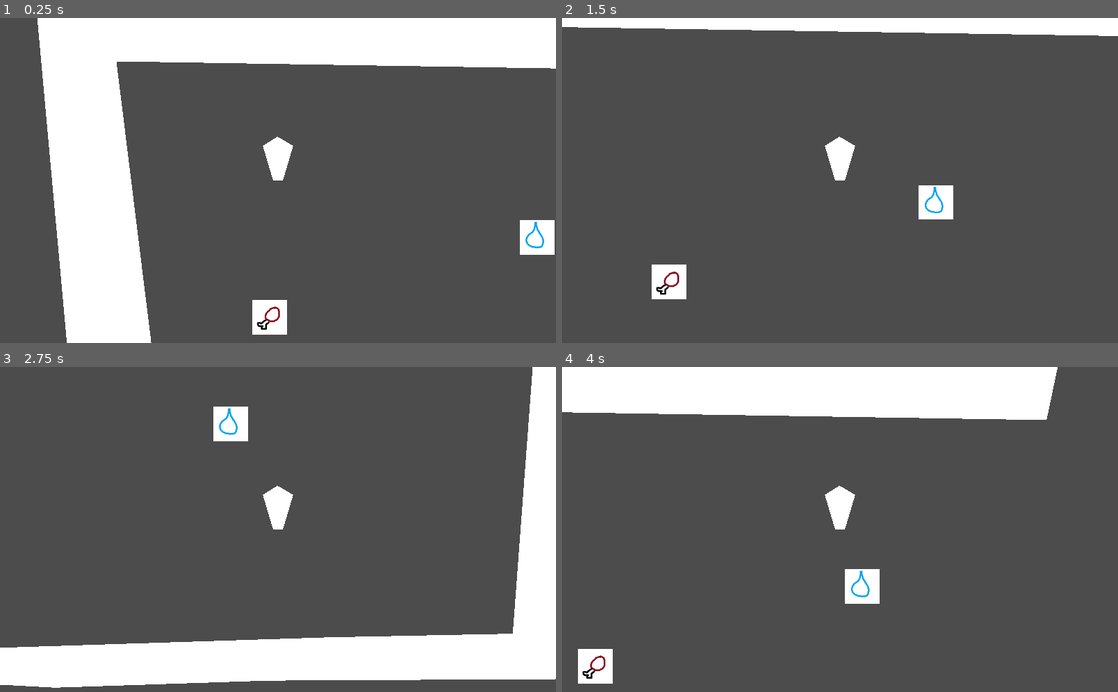
Above: before the commit, frames 1-4 (two rows, left to right).
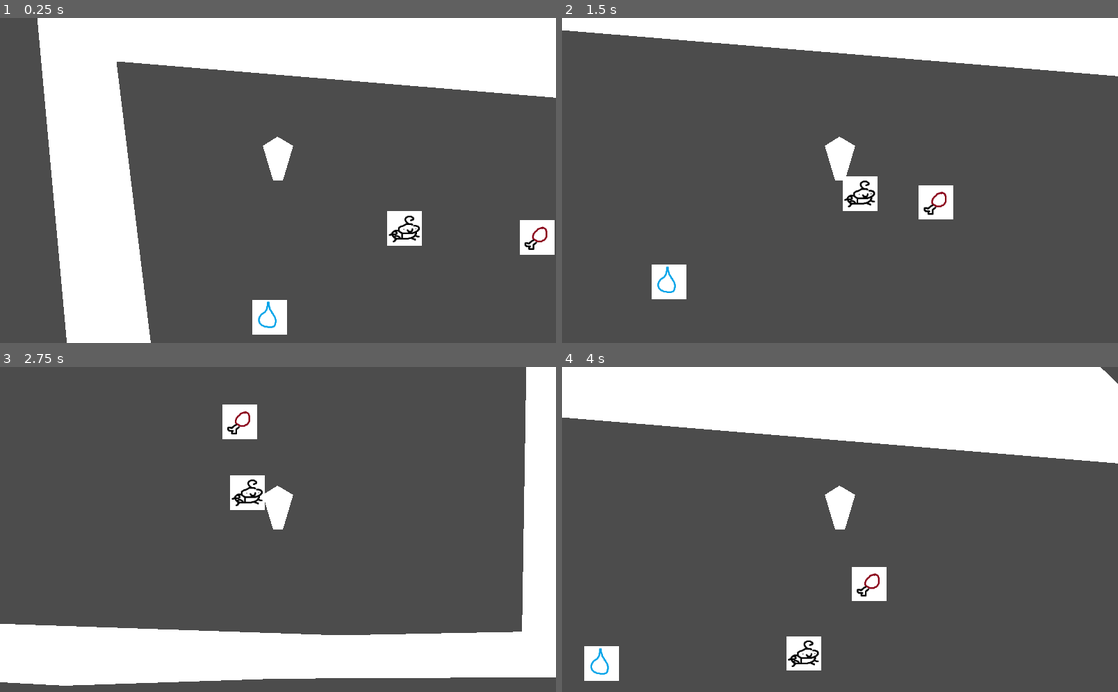
Above: after the commit, the same moments.

Repository: okay-cam/raising_kids
Game: Godot game, scene res://src/Level.tscn
Same seed, same stepped clock (60 frames per second), same inputs: the game is played once before the commit and once after it.
Inputs (mouse positions are in pixels of both pictures, inside the frame that each line leads up to):
- Up to frame 1 (0.25 s): no input
- Up to frame 2 (1.5 s): move the mouse to (962, 164) at 0.52 s; hold D (right) 0.53-1.28 s; click (962, 164) at 0.6 s; move the mouse to (728, 196) at 1.27 s; hold S (down) from 1.28 s (still down); tap E (pickup) at 1.35 s
- Up to frame 3 (2.75 s): move the mouse to (333, 458) at 2.02 s; release S (down) at 2.03 s; hold D (right) from 2.03 s (still down); click (333, 458) at 2.1 s
- Up to frame 4 (4 s): move the mouse to (812, 594) at 2.77 s; release D (right) at 2.78 s; hold W (up) 2.78-3.53 s; tap E (pickup) at 2.85 s; move the mouse to (1006, 578) at 3.52 s; hold A (left) from 3.53 s (still down); click (1006, 578) at 3.6 s

The runs differ from the first frame. In frame 1, 4.6% of the frame differs, in the area x 21-100%, y 13-100%; in frame 2, 7.6%; in frame 3, 4.9%; in frame 4, 11%, in the area x 0-100%, y 0-98%.

Commit message:
working on baby

Diff:
--- a/project.godot
+++ b/project.godot
@@ -65,9 +65,10 @@
 
 2d_physics/layer_1="Player"
 2d_physics/layer_2="Wall"
-2d_physics/layer_3="ItemBox"
+2d_physics/layer_3="ItemBoxArea"
 2d_physics/layer_4="Item"
 2d_physics/layer_5="Child"
+2d_physics/layer_6="ChildItemArea"
 
 [rendering]
 
--- a/src/Bullet.gd
+++ b/src/Bullet.gd
@@ -1,7 +1,7 @@
 extends KinematicBody2D
 
 const INIT_SPEED := 1000
-const DECELERATE_LERP := 0.04
+const DECELERATE_LERP := 0.02
 
 var velocity := Vector2.ZERO
 
@@ -16,22 +16,25 @@
 
 func _physics_process(delta):
 
-	# slow down over time
-	velocity = velocity.linear_interpolate(Vector2.ZERO, DECELERATE_LERP)
-
 	var collision = move_and_collide(velocity * delta)
 
 	if collision:
 		# set new velocity
-		velocity = collision.normal * velocity.length()
+		velocity = velocity.bounce(collision.normal)
 		# reduce velocity from bounce
 		velocity /= 2
+
+	#	# slow down over time
+#	velocity = velocity.linear_interpolate(Vector2.ZERO, DECELERATE_LERP)
 
 
 func set_item(new_item):
 	item = new_item
 	$Sprite.frame = item
 
+# ran from child when item is being taken
+func take():
+	queue_free()
 
 func _on_Delete_timeout():
 	queue_free()
--- /dev/null
+++ b/src/Child.gd
@@ -0,0 +1,156 @@
+extends KinematicBody2D
+
+# AGE
+enum {
+	BABY = 1
+	KID,
+	TEEN,
+	ADULT
+}
+# current age (BABY, KID, etc)
+var age := BABY
+
+
+# STATES
+enum {
+	DEAD = 0,
+
+}
+
+# ITEMS
+enum {
+	NONE = 0,
+	WATER,
+	FOOD,
+	KEYS
+}
+
+
+# REQUESTS
+
+# time between requests !!unused atm
+const CHILL_TIME := 8
+# time to complete request
+const SERVE_TIME := 10
+
+# stores all possible requests for that child
+var request_bag = []
+var current_request := NONE
+# number of completed requests for current age
+var completed_requests := 0
+
+
+# MOVEMENT
+# direction of movement
+var direction := Vector2.RIGHT
+var speed : float = 0
+var speed_goal : float = 0
+
+# SPEED
+# normally go to this speed
+const NORMAL_SPEED := 4.0
+# speed when hit
+const HIT_SPEED := 25.0
+# go to fast speed after eating an item (!! for just babies?)
+const ZOOMIES_SPEED := 16.0
+const LERP_SPEED := 0.05
+
+func _ready():
+
+	init()
+	start_moving()
+
+func init():
+	remove_request()
+	refresh_request_bag()
+	$StartRequest.start()
+
+# MOVEMENT
+func start_moving():
+	speed_goal = NORMAL_SPEED
+
+func _physics_process(delta):
+
+	var velocity : Vector2 = direction * speed
+
+	# lerp to goal speed
+	speed = lerp(speed, speed_goal, LERP_SPEED)
+
+	# MOVE & COLLIDE
+	var collision := move_and_collide(velocity)
+
+	if collision:
+		# set new velocity
+		direction = direction.bounce(collision.normal)
+#		# some random rotation
+#		direction = direction.rotated( rand_range( -PI / 0.2 , PI / 0.2 ))
+
+
+func _on_ZoomiesCooldown_timeout():
+	speed_goal = NORMAL_SPEED
+
+
+
+# TAKING ITEMS
+func _on_ItemArea_body_entered(body):
+	var item = body.item
+
+	# make child happy
+	if item == current_request:
+		completed_requests += 1
+		remove_request()
+		$StartRequest.start()
+
+	# set child movement
+	direction = body.velocity.normalized()
+
+	speed = HIT_SPEED
+	speed_goal = ZOOMIES_SPEED
+	$ZoomiesCooldown.start()
+
+	# remove item
+	body.take()
+
+
+
+
+
+# REQUESTS
+
+# put possible requests in list depending on age
+func refresh_request_bag():
+	match age:
+		BABY:
+			request_bag = [WATER, FOOD]
+#			request_bag = [WATER, FOOD, KEYS]
+		KID:
+			request_bag = [WATER, FOOD]
+		TEEN:
+			request_bag = [WATER, FOOD]
+		ADULT:
+			request_bag = [KEYS]
+
+# give child a request
+func generate_request():
+	# choose from request bag
+	current_request = request_bag.pop_at(randi() % len(request_bag))
+
+	# show request
+	$RequestIcon.show()
+	$RequestIcon.frame = current_request
+
+	# change sprite animation to requesting
+	request_animation()
+
+func request_animation():
+	$Sprite.animation = str(age) + "Request"
+
+func walk_animation():
+	$Sprite.animation = str(age) + "Walk"
+
+func remove_request():
+	$RequestIcon.hide()
+	$StartRequest.stop()
+
+func _on_StartRequest_timeout():
+	generate_request()
--- /dev/null
+++ b/src/Child.tscn
@@ -0,0 +1,62 @@
+[gd_scene load_steps=8 format=2]
+
+[ext_resource path="res://assets/placeholder/baby_happy.png" type="Texture" id=1]
+[ext_resource path="res://assets/placeholder/baby_sad.png" type="Texture" id=2]
+[ext_resource path="res://src/Child.gd" type="Script" id=3]
+[ext_resource path="res://src/ItemFrames.tres" type="SpriteFrames" id=4]
+
+[sub_resource type="SpriteFrames" id=1]
+animations = [ {
+"frames": [ ExtResource( 2 ) ],
+"loop": true,
+"name": "1Request",
+"speed": 5.0
+}, {
+"frames": [ ExtResource( 1 ) ],
+"loop": true,
+"name": "1Walk",
+"speed": 5.0
+} ]
+
+[sub_resource type="CircleShape2D" id=2]
+radius = 24.5153
+
+[sub_resource type="CircleShape2D" id=3]
+radius = 41.0488
+
+[node name="Child" type="KinematicBody2D" groups=["Child", "Reset"]]
+collision_layer = 16
+collision_mask = 3
+script = ExtResource( 3 )
+
+[node name="Sprite" type="AnimatedSprite" parent="."]
+frames = SubResource( 1 )
+animation = "1Walk"
+
+[node name="MoveCollision" type="CollisionShape2D" parent="."]
+shape = SubResource( 2 )
+
+[node name="ItemArea" type="Area2D" parent="."]
+collision_layer = 32
+collision_mask = 8
+
+[node name="ItemCollision" type="CollisionShape2D" parent="ItemArea"]
+shape = SubResource( 3 )
+
+[node name="RequestIcon" type="AnimatedSprite" parent="."]
+position = Vector2( 0, -56 )
+scale = Vector2( 0.5, 0.5 )
+frames = ExtResource( 4 )
+animation = "Items"
+
+[node name="StartRequest" type="Timer" parent="."]
+wait_time = 8.0
+one_shot = true
+
+[node name="ZoomiesCooldown" type="Timer" parent="."]
+wait_time = 2.5
+one_shot = true
+
+[connection signal="body_entered" from="ItemArea" to="." method="_on_ItemArea_body_entered"]
+[connection signal="timeout" from="StartRequest" to="." method="_on_StartRequest_timeout"]
+[connection signal="timeout" from="ZoomiesCooldown" to="." method="_on_ZoomiesCooldown_timeout"]
--- a/src/ItemBox.gd
+++ b/src/ItemBox.gd
@@ -1,4 +1,6 @@
 extends StaticBody2D
+
+
 
 
 const HIGHLIGHT_AMOUNT = 1.8
@@ -10,7 +12,6 @@
 	$Sprite.frame = item
 
 
-
 # called from player when getting close or far
 func highlight():
 	modulate = Color(HIGHLIGHT_AMOUNT, HIGHLIGHT_AMOUNT, HIGHLIGHT_AMOUNT)
--- /dev/null
+++ b/src/ItemFrames.tres
@@ -0,0 +1,13 @@
+[gd_resource type="SpriteFrames" load_steps=4 format=2]
+
+[ext_resource path="res://assets/placeholder/food_icon.png" type="Texture" id=1]
+[ext_resource path="res://assets/placeholder/nothing.png" type="Texture" id=2]
+[ext_resource path="res://assets/placeholder/water_icon.png" type="Texture" id=3]
+
+[resource]
+animations = [ {
+"frames": [ ExtResource( 2 ), ExtResource( 3 ), ExtResource( 1 ) ],
+"loop": false,
+"name": "Items",
+"speed": 0.0
+} ]
--- a/src/Level.tscn
+++ b/src/Level.tscn
@@ -1,8 +1,9 @@
-[gd_scene load_steps=4 format=2]
+[gd_scene load_steps=5 format=2]
 
 [ext_resource path="res://src/Player.tscn" type="PackedScene" id=1]
 [ext_resource path="res://src/ItemBox.tscn" type="PackedScene" id=2]
 [ext_resource path="res://src/PlaceholderWall.tscn" type="PackedScene" id=3]
+[ext_resource path="res://src/Child.tscn" type="PackedScene" id=4]
 
 [node name="Level" type="Node2D"]
 z_as_relative = false
@@ -19,17 +20,20 @@
 
 [node name="ItemBox" parent="YSort" instance=ExtResource( 2 )]
 position = Vector2( 113.413, 405.325 )
+item = 1
 
 [node name="ItemBox2" parent="YSort" instance=ExtResource( 2 )]
 position = Vector2( 606, 258 )
-item = 1
 
 [node name="Wall2" parent="." instance=ExtResource( 3 )]
 position = Vector2( 219, 703 )
 z_as_relative = false
-polygon = PoolVector2Array( -59, -31, 570, -51, 906.802, -57.5896, 947, -596, 1094, -585, 1040, 26, 458, 29, 64, 42, -66, 35 )
+polygon = PoolVector2Array( -456, -86, 570, -51, 906.802, -57.5896, 918, -749, 1094, -585, 1040, 26, 458, 29, 64, 42, -66, 35 )
 
 [node name="Wall" parent="." instance=ExtResource( 3 )]
 position = Vector2( 400, -104 )
 z_as_relative = false
-polygon = PoolVector2Array( -651, 654, -719, -93, 576, -93, 545, 55, -568.595, 37.1253, -494, 641 )
+polygon = PoolVector2Array( -651, 654, -719, -93, 576, -93, 829, 153, -568.595, 37.1253, -480, 765 )
+
+[node name="Child" parent="." instance=ExtResource( 4 )]
+position = Vector2( 345, 242 )
--- a/src/PlaceholderWall.gd
+++ b/src/PlaceholderWall.gd
@@ -2,4 +2,4 @@
 
 
 func _ready():
-	$StaticBody/CollisionShape.shape.segments = polygon
+	$StaticBody/CollisionPolygon.polygon = polygon
--- a/src/PlaceholderWall.tscn
+++ b/src/PlaceholderWall.tscn
@@ -1,14 +1,13 @@
-[gd_scene load_steps=3 format=2]
+[gd_scene load_steps=2 format=2]
 
 [ext_resource path="res://src/PlaceholderWall.gd" type="Script" id=1]
-
-[sub_resource type="ConcavePolygonShape2D" id=1]
 
 [node name="Wall" type="Polygon2D"]
 polygon = PoolVector2Array( -59, -31, 68, -37, 64, 42, -66, 35 )
 script = ExtResource( 1 )
 
 [node name="StaticBody" type="StaticBody2D" parent="."]
+collision_layer = 2
+collision_mask = 0
 
-[node name="CollisionShape" type="CollisionShape2D" parent="StaticBody"]
-shape = SubResource( 1 )
+[node name="CollisionPolygon" type="CollisionPolygon2D" parent="StaticBody"]
--- a/src/Player.tscn
+++ b/src/Player.tscn
@@ -1,23 +1,13 @@
-[gd_scene load_steps=9 format=2]
+[gd_scene load_steps=6 format=2]
 
 [ext_resource path="res://src/Player.gd" type="Script" id=1]
-[ext_resource path="res://assets/placeholder/food_icon.png" type="Texture" id=2]
-[ext_resource path="res://assets/placeholder/water_icon.png" type="Texture" id=3]
-[ext_resource path="res://assets/placeholder/nothing.png" type="Texture" id=4]
+[ext_resource path="res://src/ItemFrames.tres" type="SpriteFrames" id=2]
 [ext_resource path="res://src/Bullet.tscn" type="PackedScene" id=5]
 
 [sub_resource type="CircleShape2D" id=1]
 
 [sub_resource type="CircleShape2D" id=2]
 radius = 67.0
-
-[sub_resource type="SpriteFrames" id=3]
-animations = [ {
-"frames": [ ExtResource( 4 ), ExtResource( 3 ), ExtResource( 2 ) ],
-"loop": false,
-"name": "Items",
-"speed": 0.0
-} ]
 
 [node name="Player" type="KinematicBody2D" groups=["Player", "Reset"]]
 collision_mask = 2
@@ -43,7 +33,7 @@
 visible = false
 position = Vector2( 0, -104 )
 scale = Vector2( 0.5, 0.5 )
-frames = SubResource( 3 )
+frames = ExtResource( 2 )
 animation = "Items"
 
 [connection signal="body_entered" from="PickupArea" to="." method="_on_PickupArea_body_entered"]
Binary file added: assets/placeholder/baby.png
Not shown, added: assets/placeholder/baby.png.import
Binary file added: assets/placeholder/baby_happy.png
Not shown, added: assets/placeholder/baby_happy.png.import
Binary file added: assets/placeholder/baby_sad.png
Not shown, added: assets/placeholder/baby_sad.png.import
